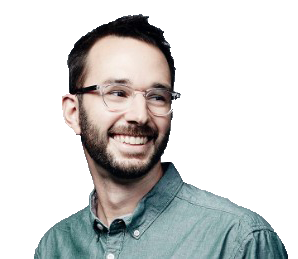
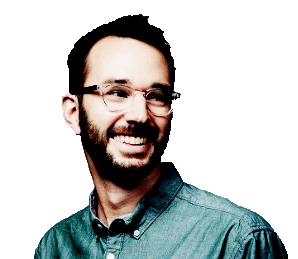
Revision of a layered 298px x 259px image; what changed, layer by layer:
pixels changed over [34, 14, 288, 259] (layer not identified)
